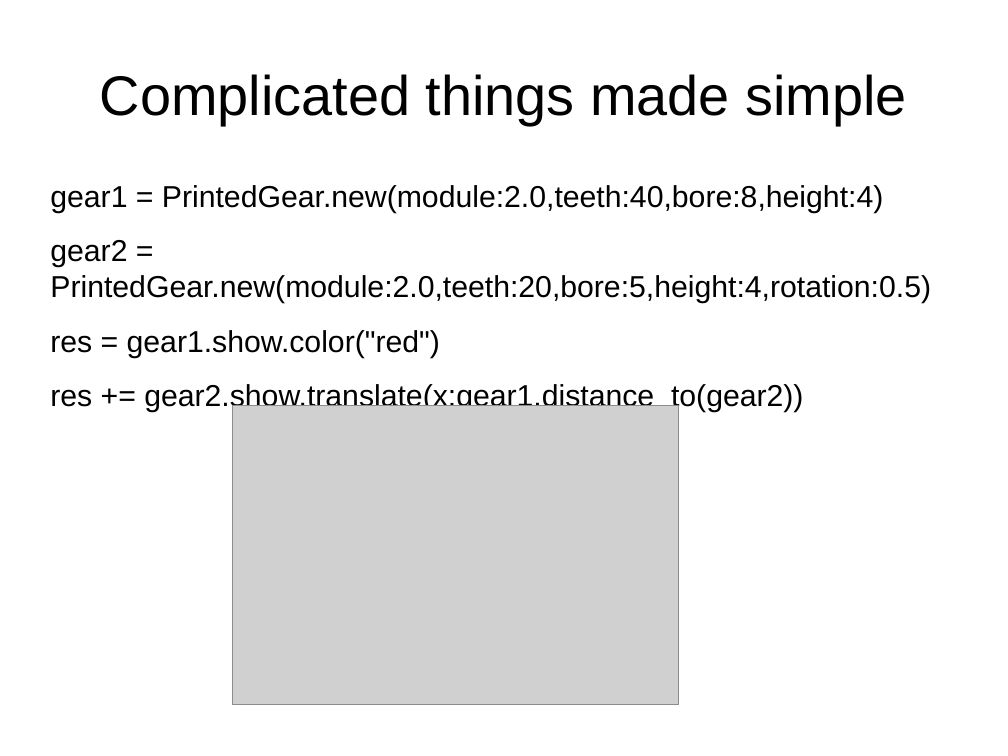
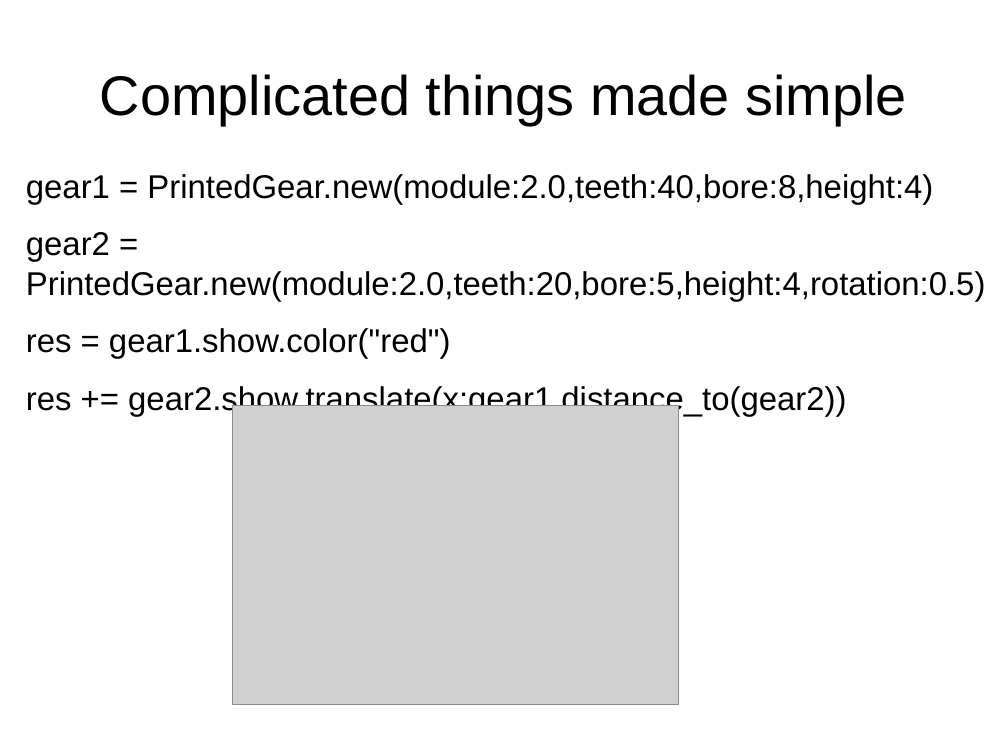
Before and after one commit to Joaz/talks, a slide deck: slide 12 of parametric_programmable_3d_models.odp. Drawn at 1008x756 pixels with LibreOffice and Linux fonts; fonts in the diff are those of the drawing; grey boxes stand for pictures. Boxes give left, top, right and bottom in pixels: in the first picture for what was removed or moved away, otherwise in the second. Text is boxed around its words. In the diff, an @@ line names an element or a change of style, - is before the commit and + after.

Commit message:
fixed font size

```diff
--- a/parametric_programmable_3d_models.odp
+++ b/parametric_programmable_3d_models.odp
@@ text "gear1 = PrintedGear.new(module:2.0,teeth:40,bore:8,height:4)": place and size @@
-text "gear1 = PrintedGear.new(module:2.0,teeth:40,bore:8,height:4)" at (50, 185, 931, 412)
+text "gear1 = PrintedGear.new(module:2.0,teeth:40,bore:8,height:4)" at (26, 174, 986, 416)
@@ text "gear1 = PrintedGear.new(module:2.0,teeth:40,bore:8,height:4)" at (26, 174, 986, 416): size 23.8 to 25.9 pt @@
```
Also in this commit, not shown: 1 other slide changed.
